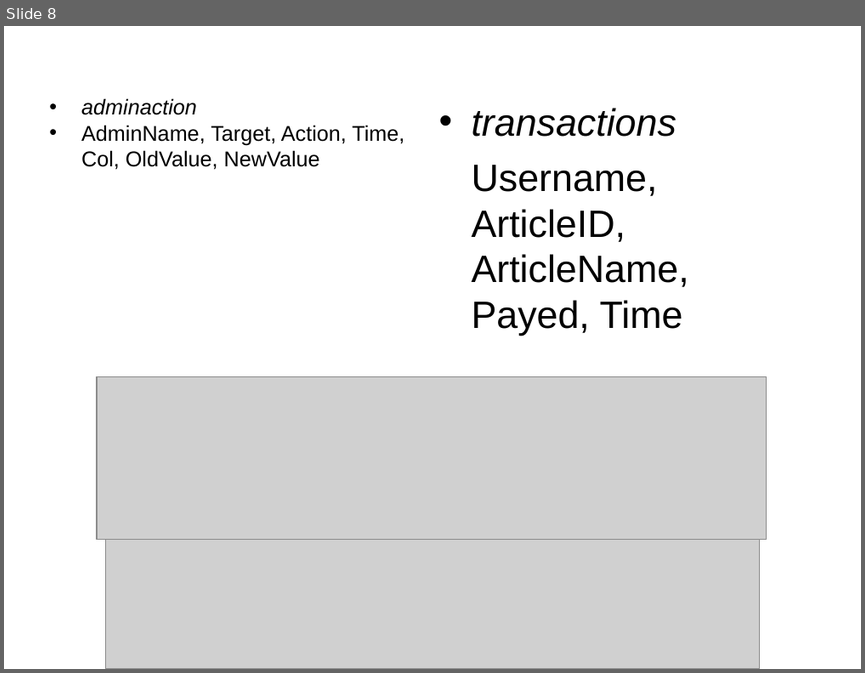
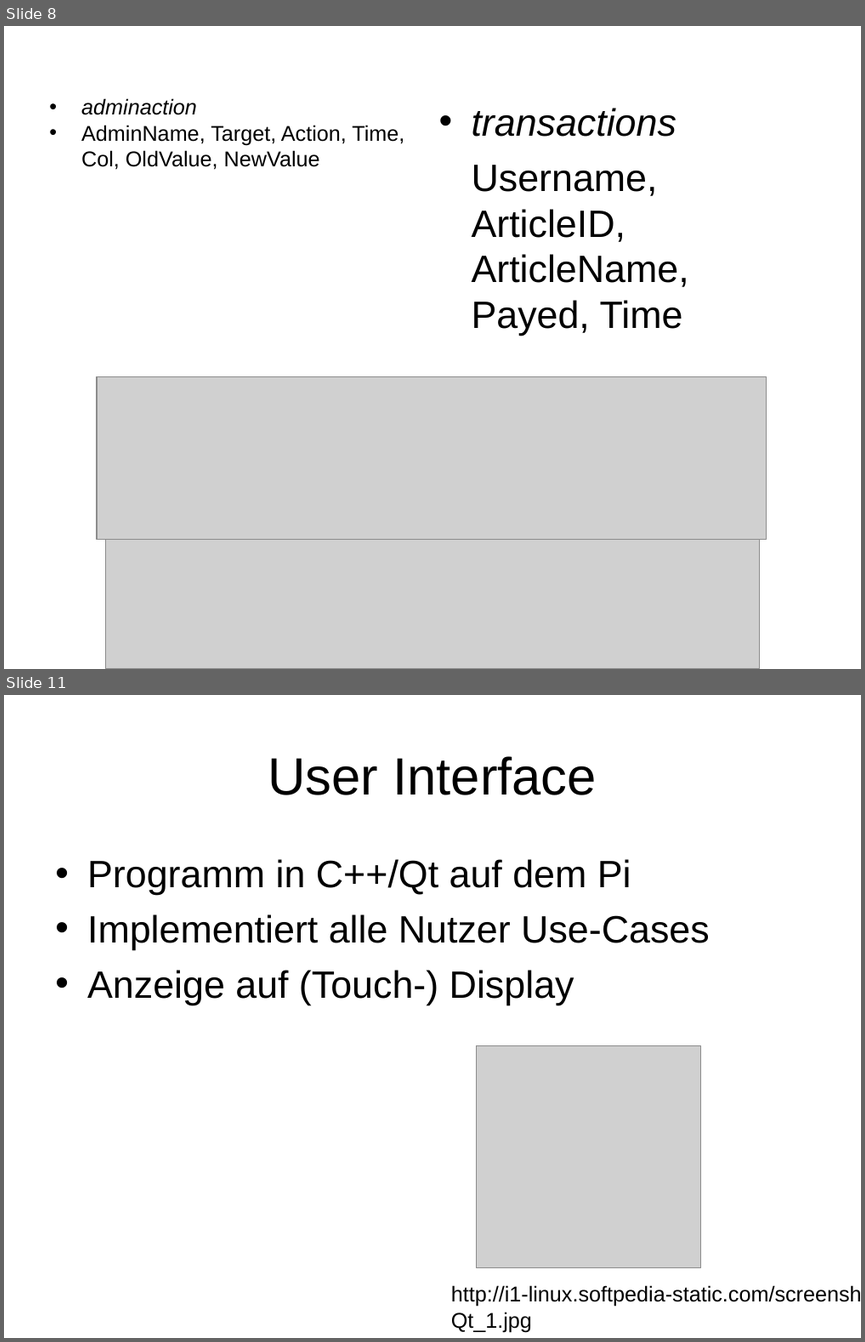
Before and after one commit to Killjen/matomat, a slide deck: präsi.odp. Shown one above the other, each under a label of ours: slide 8 before the commit, slides 8 and 11 after it; the slides between them are not shown. The pictures are 865x673 and 865x1342 pixels, drawn with LibreOffice and Linux fonts; fonts in the diff are those of the drawing; grey boxes stand for pictures; background and template pictures are left out. Boxes give left, top, right and bottom in pixels: in the first picture for what was removed or moved away, otherwise in the second. Text is boxed around its words. In the diff, an @@ line names an element or a change of style, - is before the commit and + after.

```diff
--- a/präsi.odp
+++ b/präsi.odp
@@ slide 11 added at (x1=4, y1=695, x2=861, y2=1338), background picture (left out) @@
@@ title added at (x1=268, y1=756, x2=596, y2=795), 44 pt, text #000000 @@
+User Interface
@@ text added at (x1=87, y1=859, x2=710, y2=1005), 32 pt, text #000000 @@
+• Programm in C++/Qt auf dem Pi
+• Implementiert alle Nutzer Use-Cases
+• Anzeige auf (Touch-) Display
@@ picture added at (x1=476, y1=1045, x2=701, y2=1267) @@
@@ text added at (x1=451, y1=1285, x2=861, y2=1332), 18 pt, text #000000 @@
+http://i1-linux.softpedia-static.com/screenshots/Qt_1.jpg
```
Also in this commit, not shown: 3 other slides added.
